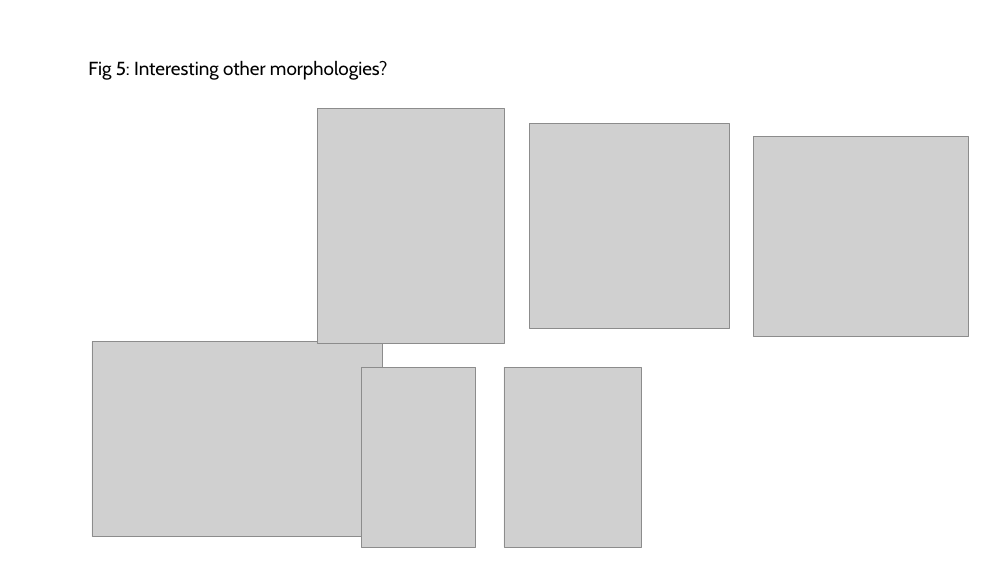
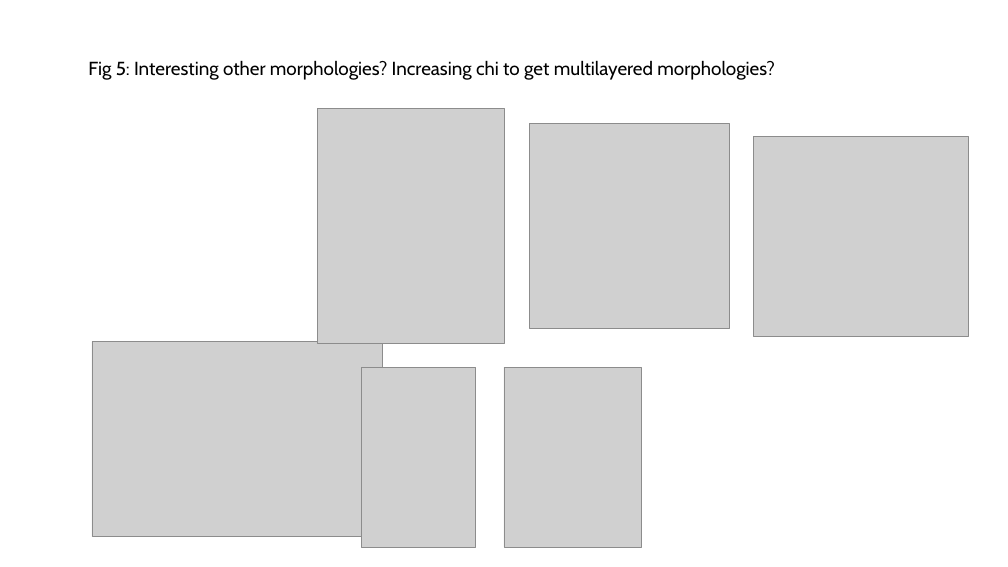
Before and after one commit to tyokokur/presentations, a slide deck: slide 8 of SYSG3_paper.pptx. Drawn at 1008x567 pixels with LibreOffice and Linux fonts; fonts in the diff are those of the drawing; grey boxes stand for pictures. Boxes give left, top, right and bottom in pixels: in the first picture for what was removed or moved away, otherwise in the second. Text is boxed around its words. In the diff, an @@ line names an element or a change of style, - is before the commit and + after.

Commit message:
autocommit

```diff
--- a/SYSG3_paper.pptx
+++ b/SYSG3_paper.pptx
@@ text at box(88, 60, 775, 80): text changed @@
-Fig 5: Interesting other morphologies?
+Fig 5: Interesting other morphologies? Increasing chi to get multilayered morphologies?
```
